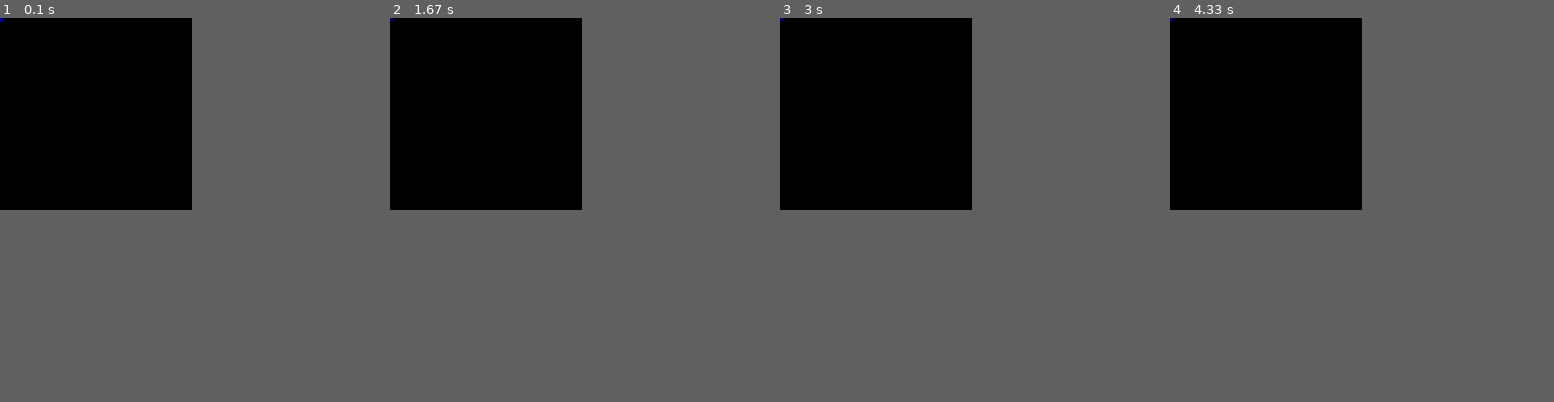
Above: before the commit, frames 1-4 (left to right).
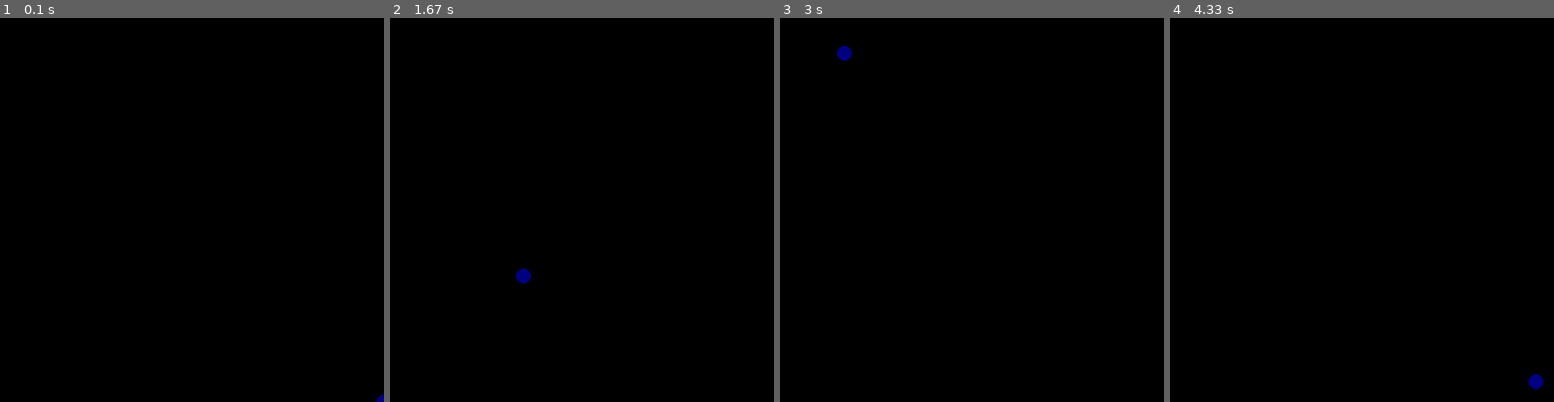
Above: after the commit, the same moments.

Repository: tjacek/planning
Game: pygame game, started from localization/kalman.py
Same seed, same stepped clock (60 frames per second), same inputs: the game is played once before the commit and once after it.
Inputs (mouse positions are in pixels of both pictures, inside the frame that each line leads up to):
- Up to frame 1 (0.1 s): no input
- Up to frame 2 (1.67 s): click (582, 210) at 0.38 s; click (620, 294) at 0.82 s; press the mouse at (620, 294) at 1.13 s; move the mouse to (555, 213) at 1.23 s; release the mouse at (489, 133) at 1.37 s
- Up to frame 3 (3 s): press the mouse at (1010, 294) at 1.87 s; move the mouse to (983, 221) at 1.97 s; release the mouse at (960, 144) at 2.1 s; press the mouse at (1010, 294) at 2.73 s; move the mouse to (1029, 236) at 2.83 s; release the mouse at (1048, 179) at 2.97 s
- Up to frame 4 (4.33 s): press the mouse at (1400, 294) at 3.7 s; move the mouse to (1450, 236) at 3.8 s; release the mouse at (1500, 179) at 3.93 s
The window is 256x256 before the commit and 512x512 after it. Grey fills any space a smaller window leaves; there, only what the larger window draws over its background counts as a difference.

The runs differ from the first frame. In frame 1, less than 0.1% of the frame differs, in the area x 0-100%, y 0-100%; in frame 2, 0.1%, in the area x 0-37%, y 0-70%; in frame 3, 0.1%; in frame 4, 0.1%.

Commit message:
gaussian noise

Diff:
--- a/localization/kalman.py
+++ b/localization/kalman.py
@@ -1,27 +1,30 @@
 import pygame as pg
 import numpy as np
+from scipy.stats import special_ortho_group
 
 class View(object):
-    def __init__(self,envir):
+    def __init__(self,envir,scale=512):
         self.envir=envir
+        self.scale=scale
 
     def on_click(self,key):
-        print("click")
         self.envir.next_state()
+        print(self.envir.state)
 
     def show(self,window):
         window.fill((0,0,0))
-        pg.draw.circle(window,(0,0,128),self.envir.state, 5)
+        state=0.5*self.scale*(self.envir.state+1)
+        pg.draw.circle(window,(0,0,128),state,10)
 
 class Envir(object):
-    def __init__(self,A,B,C,cov_v,cov_w,bounds):
+    def __init__(self,A,B,C,cov_v,cov_w):
         self.A=A
         self.B=B
         self.C=C
         self.cov_v=cov_v
         self.cov_w=cov_w
         self.state=None
-        self.bounds=bounds
+#        self.bounds=bounds
 
     def get_dim(self):
         return self.A.shape[0]
@@ -31,31 +34,35 @@
             state=np.ones((self.get_dim(),))
         self.state=state
 
-    def next_state(self):
+    def next_state(self,eps=0.001):
         self.state=self.A.dot(self.state)
+        mean=np.ones((self.get_dim(),))
+        self.state+=np.random.multivariate_normal(mean,self.cov_v)
         for i in range(self.get_dim()):
-            if(self.state[i]>self.bounds[i]):
-                self.state[i]=0
+            if(self.state[i]>1):
+                self.state[i]-=2
+            if(self.state[i]<-1):
+                self.state[i]+=2 #1+eps#
 
     def observe(self):
         return self.C.dot(self.state)
 
-def random_envir(dim=2,scale=100):
-    A=scale*np.random.rand(dim,dim)
+def random_envir(dim=2):
+    A=special_ortho_group.rvs(dim)  #2*np.random.rand(dim,dim)
     B=np.random.rand(dim,dim)
     C=np.random.rand(dim,dim)
     cov_v=np.random.rand(dim,dim)
     cov_w=np.random.rand(dim,dim)
-    bounds=scale*np.ones((dim,))
-    envir= Envir(A,B,C,cov_v,cov_w,bounds)
+    envir= Envir(A,B,C,cov_v,cov_w)
     envir.set_state()
-    envir.state*= scale/2.0
+    envir.state*= 0.5
     return envir
 
 envir=random_envir()
 envir.set_state()
 view=View(envir)
-window = pg.display.set_mode((256,256))
+
+window = pg.display.set_mode((view.scale,view.scale))
 clock = pg.time.Clock()
 run = True
 while run:
